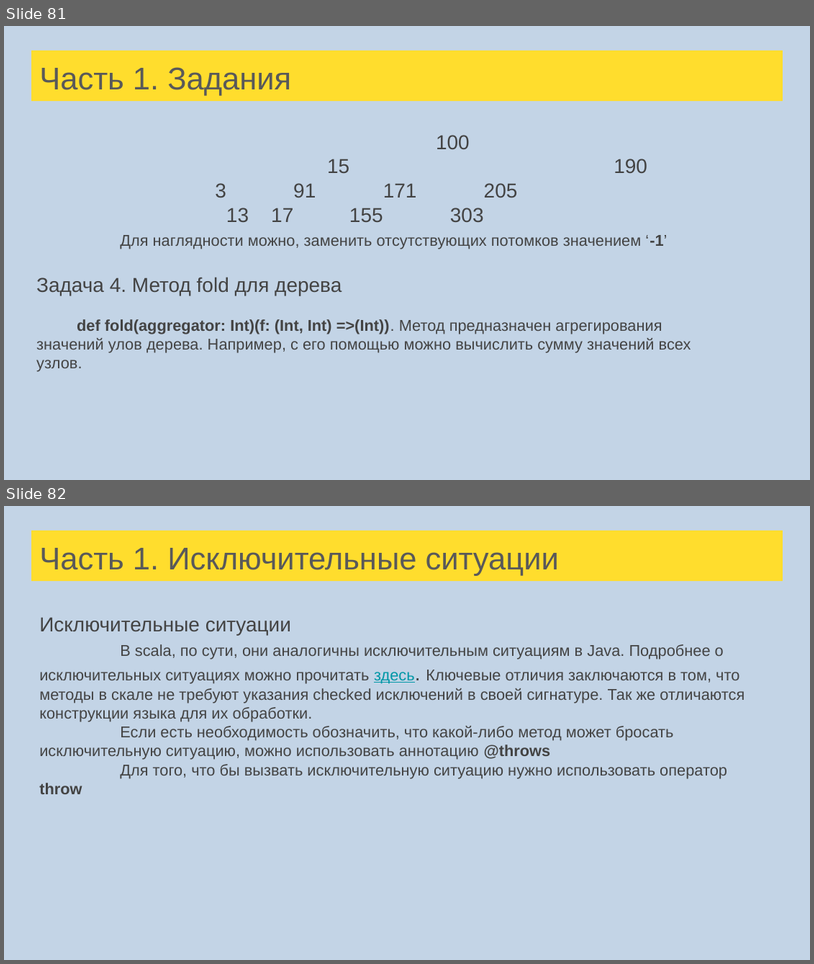
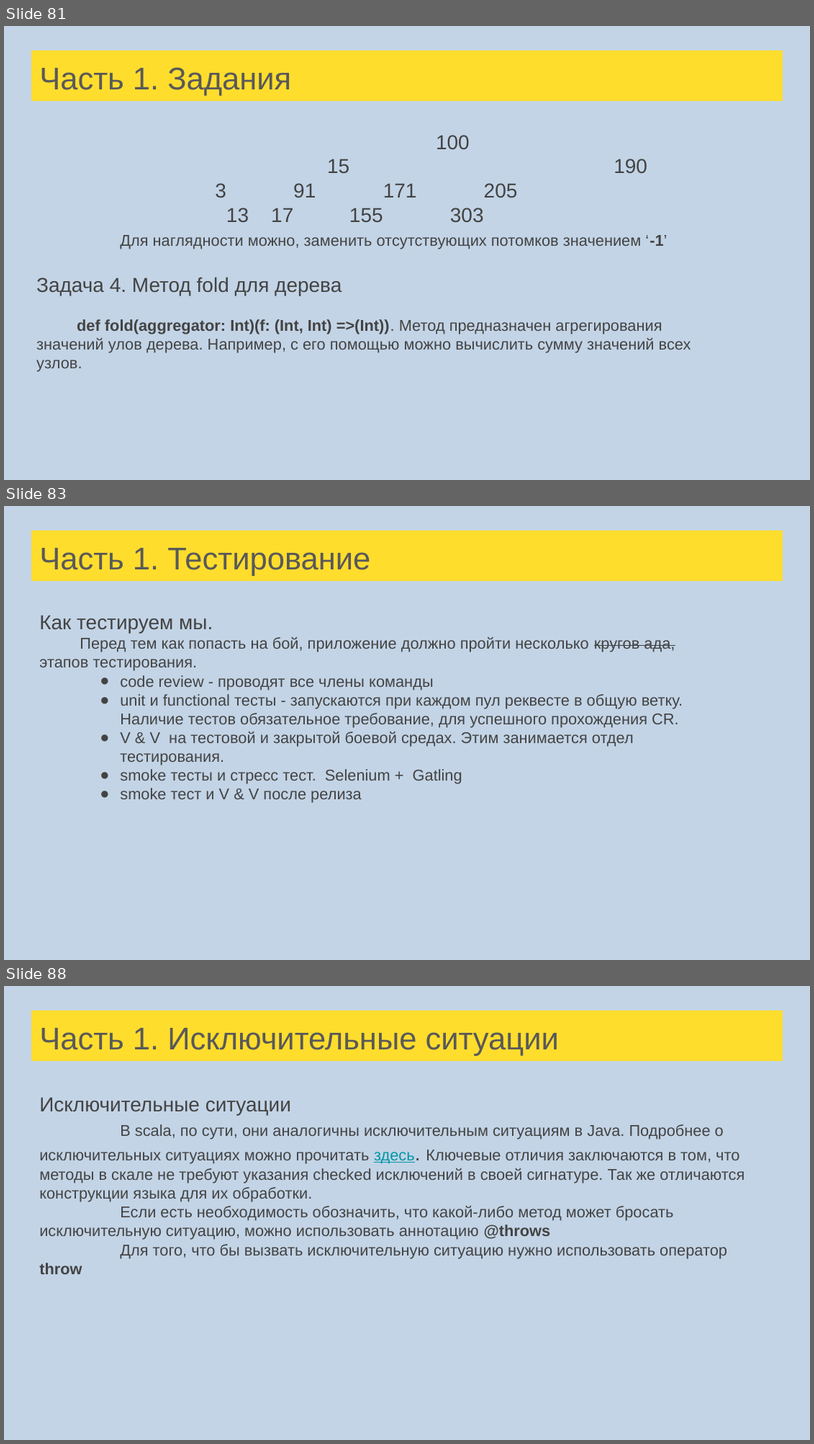
Before and after one commit to sergeypopov83/scala-school, a slide deck: src/main/resources/Лекции Scala для FinTech.pptx. Shown one above the other, each under a label of ours: slides 81 and 82 before the commit, slides 81, 83 and 88 after it; the slides between them are not shown. The pictures are 814x964 and 814x1444 pixels, drawn with LibreOffice and Linux fonts; fonts in the diff are those of the drawing. Boxes give left, top, right and bottom in pixels: in the first picture for what was removed or moved away, otherwise in the second. Text is boxed around its words. In the diff, an @@ line names an element or a change of style, - is before the commit and + after.

```diff
--- a/src/main/resources/Лекции Scala для FinTech.pptx
+++ b/src/main/resources/Лекции Scala для FinTech.pptx
@@ slide 83 added at [4, 506, 810, 960], background #C3D4E6 @@
@@ title added at [31, 530, 783, 581], fill #FFDD2D, 28 pt, text #595959 @@
+Часть 1. Тестирование
@@ text added at [39, 615, 683, 803], 14 pt, text #434343 @@
+Как тестируем мы.
+Перед тем как попасть на бой, приложение должно пройти несколько кругов ада, этапов тестирования.
+● сode review - проводят все члены команды
+● unit и functional тесты - запускаются при каждом пул реквесте в общую ветку. Наличие тестов обязательное требование, для успешного прохождения CR.
+● V & V на тестовой и закрытой боевой средах. Этим занимается отдел тестирования.
+● smoke тесты и стресс тест. Selenium + Gatling
+● smoke тест и V & V после релиза
@@ what was slide 82 is now slide 88 @@
```
Also in this commit, not shown: 3 slides changed, 9 other slides added, 8 other files.
